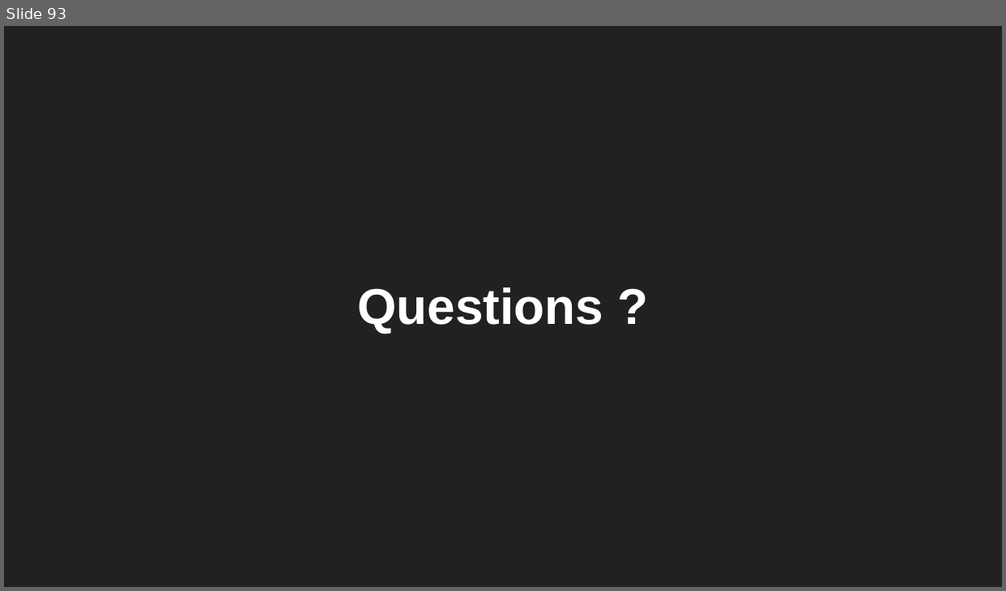
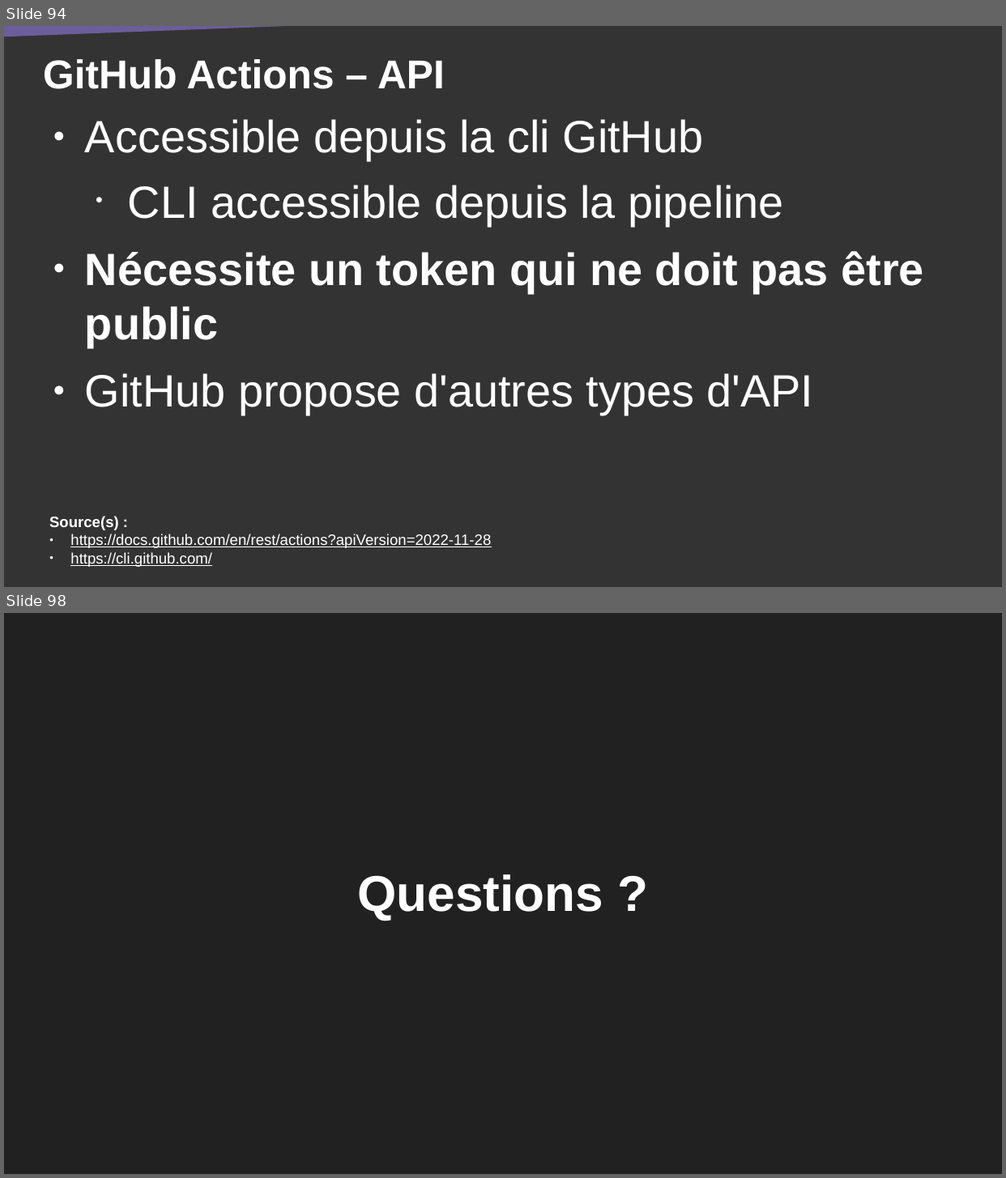
Before and after one commit to DanYellow/cours, a slide deck: developpement-web-et-dispositif-interactif-s6/travaux-pratiques/numero-4/presentation.odp. Shown one above the other, each under a label of ours: slide 93 before the commit, slides 94 and 98 after it; the slides between them are not shown. The pictures are 1006x591 and 1006x1178 pixels, drawn with LibreOffice and Linux fonts; fonts in the diff are those of the drawing. Boxes give left, top, right and bottom in pixels: in the first picture for what was removed or moved away, otherwise in the second. Text is boxed around its words. In the diff, an @@ line names an element or a change of style, - is before the commit and + after.

```diff
--- a/developpement-web-et-dispositif-interactif-s6/travaux-pratiques/numero-4/presentation.odp
+++ b/developpement-web-et-dispositif-interactif-s6/travaux-pratiques/numero-4/presentation.odp
@@ slide 94 added at bbox=[4, 26, 1002, 587], background #333333 @@
@@ right triangle added at bbox=[4, 26, 475, 39], fill #6B5E9B @@
@@ title added at bbox=[43, 59, 445, 89], 32 pt, text #FFFFFF, bold @@
+GitHub Actions – API
@@ text added at bbox=[85, 119, 923, 415], 36 pt, text #FFFFFF @@
+● Accessible depuis la cli GitHub
+  • CLI accessible depuis la pipeline
+● Nécessite un token qui ne doit pas être public
+● GitHub propose d'autres types d'API
@@ text added at bbox=[49, 516, 491, 567], 12 pt, text #FFFFFF, underline @@
+Source(s) :
+● https://docs.github.com/en/rest/actions?apiVersion=2022-11-28
+● https://cli.github.com/
@@ what was slide 93 is now slide 98 @@
```
Also in this commit, not shown: 5 slides changed, 4 other slides added.
